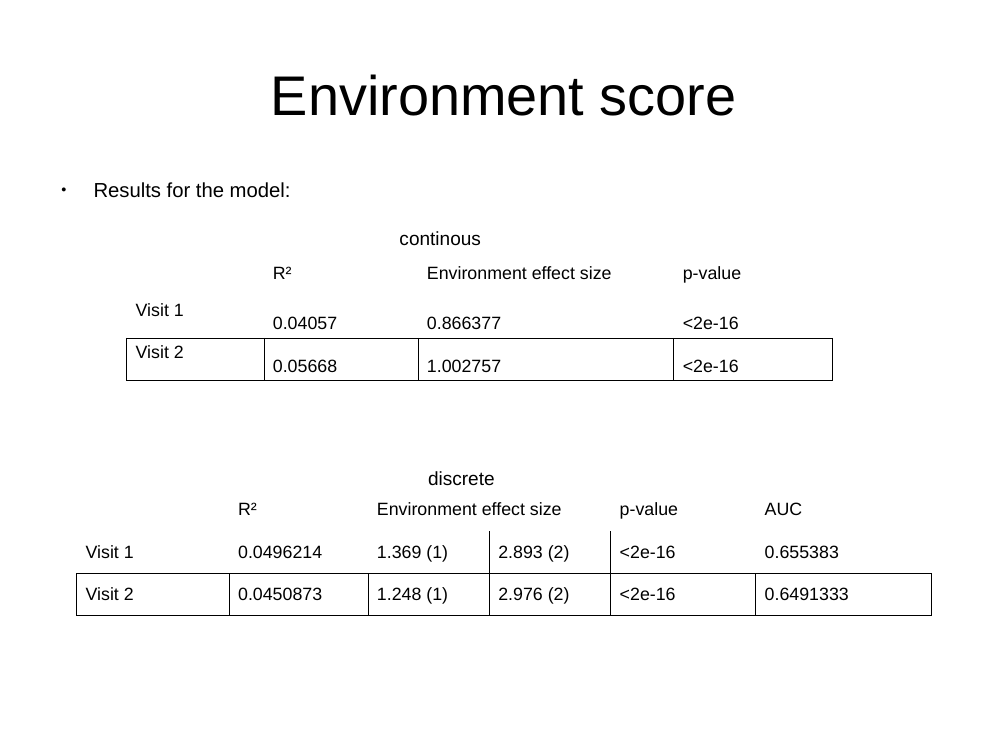
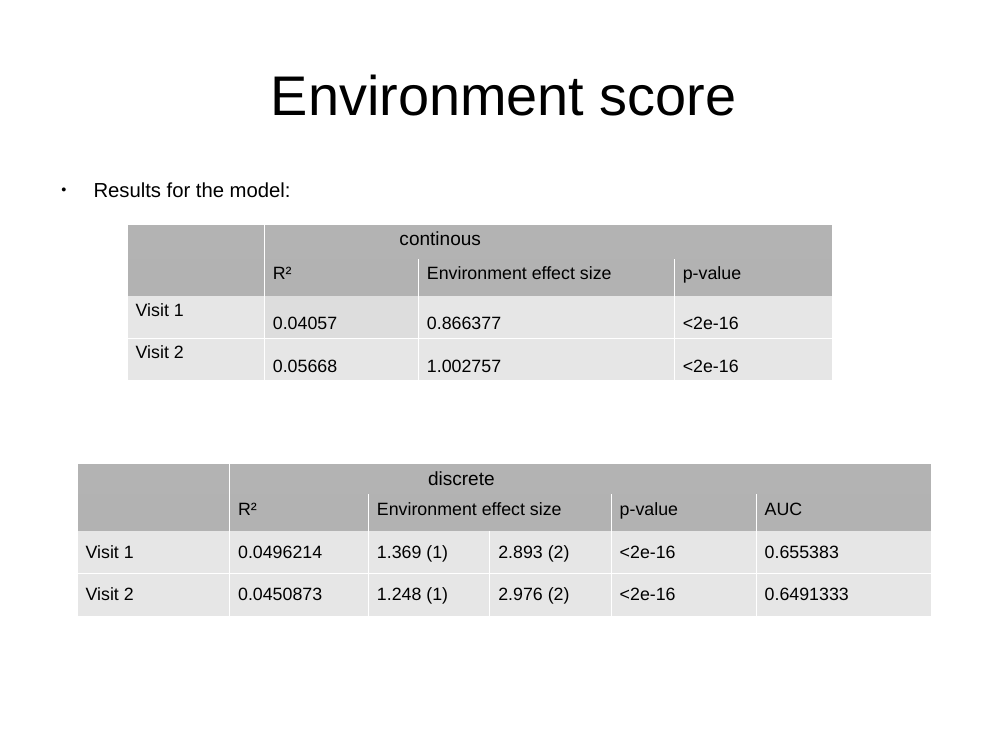
Before and after one commit to jernejaMislejMasters/lean_phenotype, a slide deck: slide 11 of documents/reports/meetings/19_6_2017.odp (slide 10 before the commit). Drawn at 1008x756 pixels with LibreOffice and Linux fonts; fonts in the diff are those of the drawing. Boxes give left, top, right and bottom in pixels: in the first picture for what was removed or moved away, otherwise in the second. Text is boxed around its words. In the diff, an @@ line names an element or a change of style, - is before the commit and + after.

```diff
--- a/documents/reports/meetings/19_6_2017.odp
+++ b/documents/reports/meetings/19_6_2017.odp
@@ table at box(127, 224, 832, 381) @@
@@ fill none to #B3B3B3 in 2 cells @@
@@ fill none to #B2B2B2 in 3 cells @@
@@ fill none to #E6E6E6 in 7 cells @@
@@ fill none to #DDDDDD in row 3, column 2 @@
@@ borders changed @@
@@ table at box(77, 464, 933, 616) @@
@@ fill none to #B3B3B3 in 2 cells @@
@@ fill none to #B2B2B2 in 5 cells @@
@@ fill none to #E6E6E6 in 12 cells @@
@@ borders changed @@
```
Also in this commit, not shown: 5 other slides changed, 1 slide added, 4 other files.
